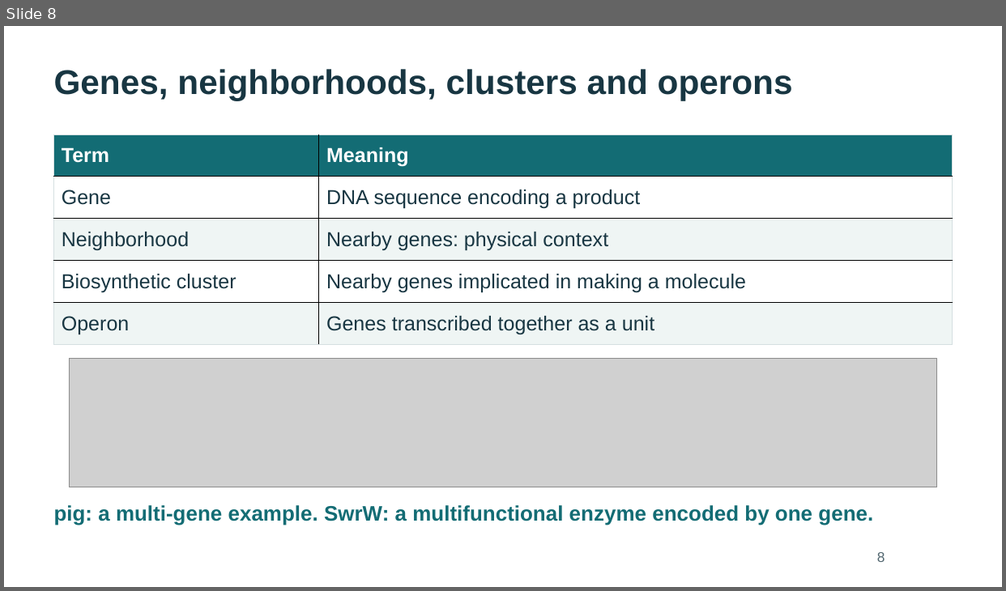
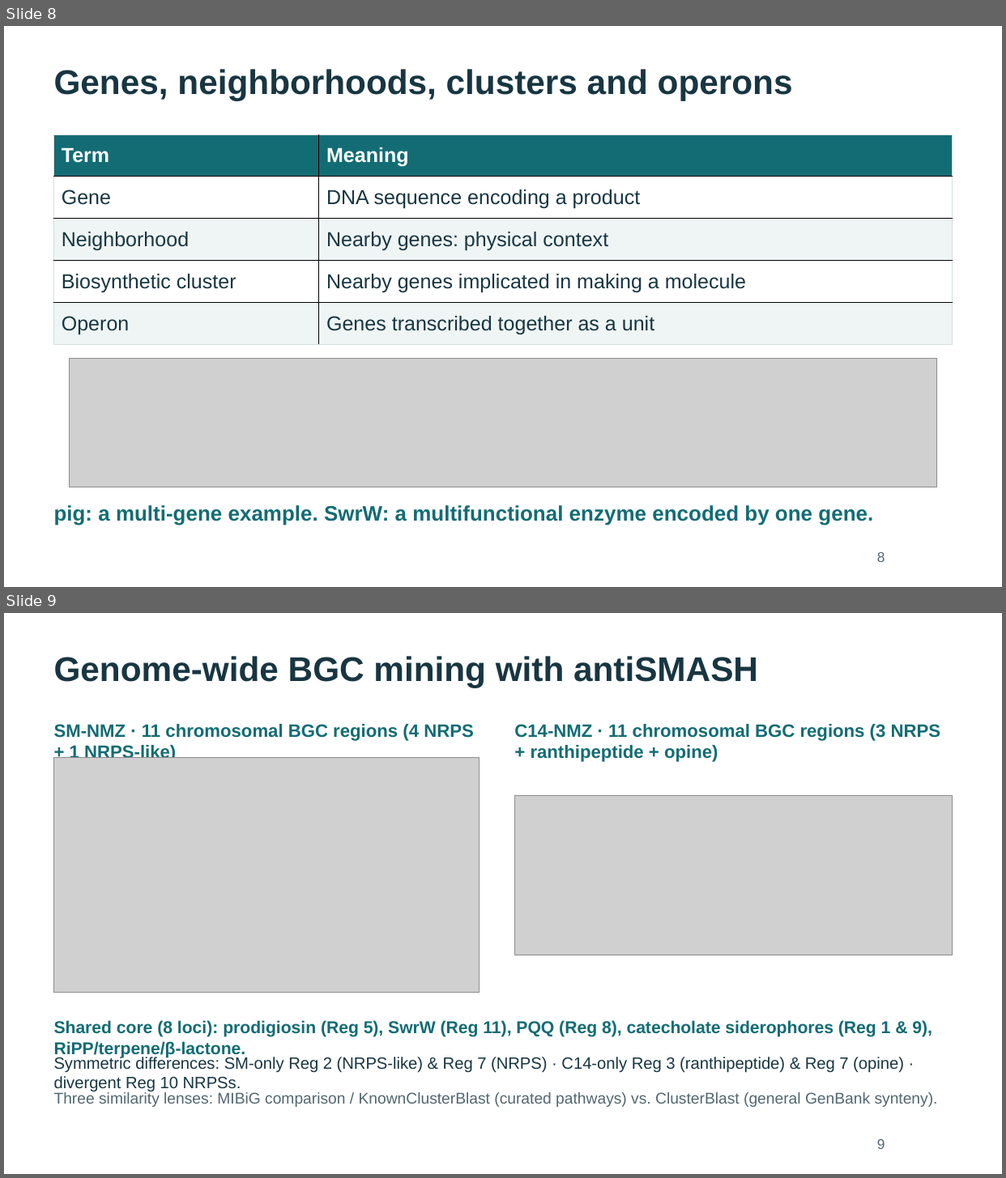
Before and after one commit to WhyAdr/sm-manu, a slide deck: explainer/NMZ-Serratia-genomics-explainer-2026-10-20.pptx. Shown one above the other, each under a label of ours: slide 8 before the commit, slides 8 and 9 after it. The pictures are 1006x591 and 1006x1178 pixels, drawn with LibreOffice and Linux fonts; fonts in the diff are those of the drawing; grey boxes stand for pictures. Boxes give left, top, right and bottom in pixels: in the first picture for what was removed or moved away, otherwise in the second. Text is boxed around its words. In the diff, an @@ line names an element or a change of style, - is before the commit and + after.

Commit message:
Expand antiSMASH walkthrough to 8 slides and apply review polish (40-slide deck)
- Expand antiSMASH BGC walkthrough from 2 to 8 slides (Slides 9–16) with 2x Retina captures
- Update deck to 31 main slides + 9 technical backups (40 slides total)
- Apply review polish items across Slides 5, 17, 30, 31, and 40 (Backup B9)
- Update finalize_explainer.mjs for 40 slides and 17 native table owners (0 layout findings)
- Rebuild validated PPTX, 40-page slide preview PDF, and 5-page glossary PDF
- Update glossary.md, outline-and-glossary.md, and README.md

```diff
--- a/explainer/NMZ-Serratia-genomics-explainer-2026-10-20.pptx
+++ b/explainer/NMZ-Serratia-genomics-explainer-2026-10-20.pptx
@@ slide 9 added at [4, 613, 1002, 1174], background #FFFFFF @@
@@ text added at [54, 656, 758, 688], 33 pt, text #183642, bold @@
+Genome-wide BGC mining with antiSMASH
@@ text added at [54, 724, 474, 758], 17.2 pt, text #136C74, bold @@
+SM-NMZ · 11 chromosomal BGC regions (4 NRPS + 1 NRPS-like)
@@ text added at [514, 724, 941, 762], 17.2 pt, text #136C74, bold @@
+C14-NMZ · 11 chromosomal BGC regions (3 NRPS + ranthipeptide + opine)
@@ picture added at [54, 758, 479, 994] @@
@@ picture added at [514, 796, 952, 955] @@
@@ text added at [54, 1020, 932, 1059], 16.5 pt, text #136C74, bold @@
+Shared core (8 loci): prodigiosin (Reg 5), SwrW (Reg 11), PQQ (Reg 8), catecholate siderophores (Reg 1 & 9), RiPP/terpene/β-lactone.
@@ text added at [54, 1056, 904, 1093], 15.8 pt, text #183642 @@
+Symmetric differences: SM-only Reg 2 (NRPS-like) & Reg 7 (NRPS) · C14-only Reg 3 (ranthipeptide) & Reg 7 (opine) · divergent Reg 10 NRPSs.
@@ text added at [54, 1092, 938, 1107], 15 pt, text #526770 @@
+Three similarity lenses: MIBiG comparison / KnownClusterBlast (curated pathways) vs. ClusterBlast (general GenBank synteny).
@@ text added at [877, 1139, 885, 1149], 13.5 pt, text #526770 @@
+9
```
Also in this commit, not shown: 16 slides changed, 8 other slides added, 3 slides removed, 9 other files.
